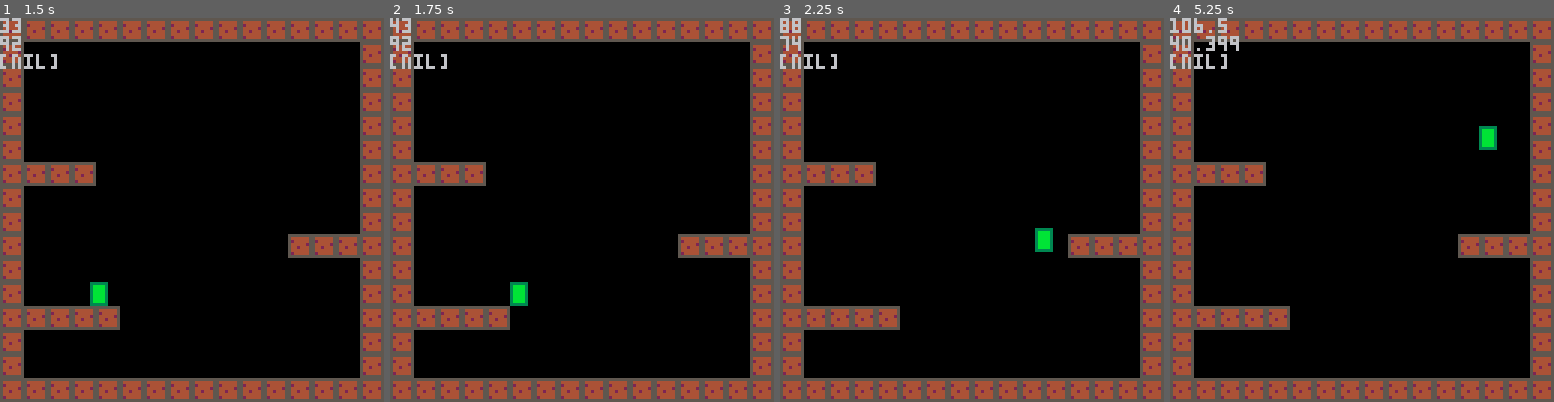
Above: before the commit, frames 1-4 (left to right).
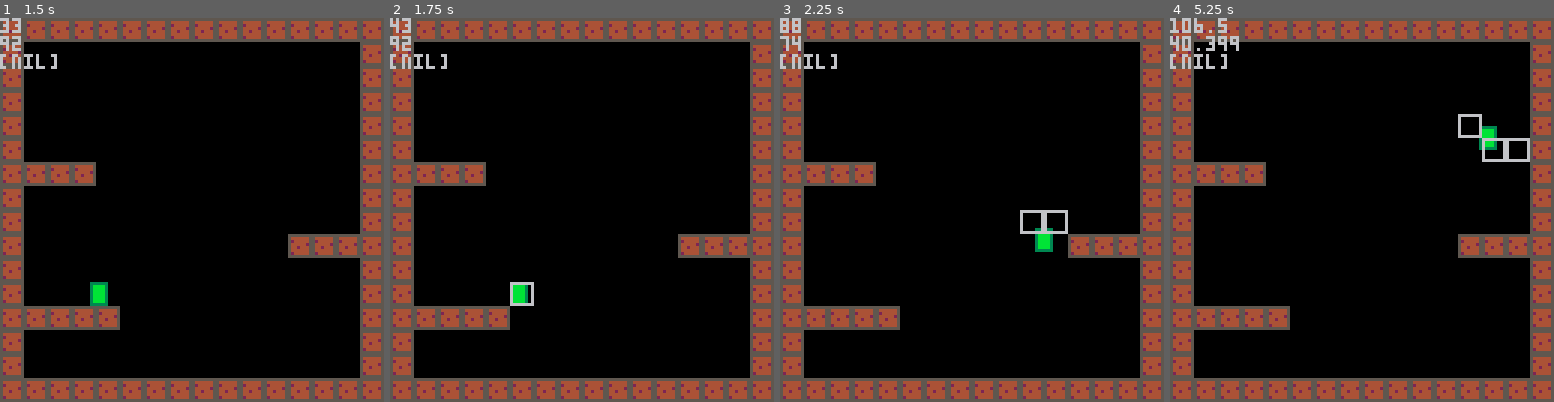
Above: after the commit, the same moments.

Repository: adparadise/pico8-games
Game: PICO-8 cartridge platform.p8
The game is run twice, just before and just after one commit, with the same random seed, the same clock (stepped at 60 frames per second) and the same inputs.
Inputs:
- Up to frame 1 (1.5 s): tap X (X key) at 0.33, 1.07 s; tap O (Z key) at 0.7 s
- Up to frame 2 (1.75 s): hold Right from 1.6 s (still down); tap O (Z key) at 1.7 s
- Up to frame 3 (2.25 s): tap X (X key) at 1.85 s; release Right at 2.1 s; tap O (Z key) at 2.1 s; hold Up from 2.15 s (still down)
- Up to frame 4 (5.25 s): release Up at 2.42 s; hold Right 2.47-3.03 s; tap O (Z key) every 0.4 s from 2.5 to 4.9 s; tap X (X key) at 2.97, 4.08, 5.2 s; hold Left 3.08-3.58 s; hold Down 3.63-3.97 s; hold Right 4.02-4.68 s; hold Up 4.73-5.03 s; hold Left from 5.08 s (still down)

Frame 1 is identical in both runs. In frame 2, 0.2% of the frame differs, in the area x 31-38%, y 68-75%; in frame 3, 0.3%; in frame 4, 0.5%, in the area x 75-94%, y 25-38%.

Commit message:
debug view of cells tested for collision

Diff:
--- a/platform.p8
+++ b/platform.p8
@@ -170,28 +170,66 @@
     dy =- 1
   end
 
+  player.cells = {}
+
   local ncy = 0
   if (dy > 0) then
+    local cx1
+    local cx2
+    local lflags
+    local rflags
+
     ncy = flr((ny + player.h/2)/8)
-    local lflags = fget(mget(flr((player.x-player.w/2+1)/8), ncy))
-    local rflags = fget(mget(flr((player.x+player.w/2-1)/8), ncy))
+    cx1 = flr((player.x-player.w/2+1)/8)
+    cx2 = flr((player.x+player.w/2-1)/8)
+
+    lflags = fget(mget(cx1, ncy))
+    rflags = fget(mget(cx2, ncy))
+
+    player.cells[#player.cells + 1] = {x = cx1, y = ncy}
+    player.cells[#player.cells + 1] = {x = cx2, y = ncy}
+
     yflags = bor(lflags, rflags)
   end
   if (dy < 0) then
+    local cx1
+    local cx2
+    local lflags
+    local rflags
+
     ncy = flr((ny - player.h/2)/8)
-    local lflags = fget(mget(flr((player.x-player.w/2+1)/8), ncy))
-    local rflags = fget(mget(flr((player.x+player.w/2-1)/8), ncy))
+    cx1 = flr((player.x-player.w/2+1)/8)
+    cx2 = flr((player.x+player.w/2-1)/8)
+
+    lflags = fget(mget(cx1, ncy))
+    rflags = fget(mget(cx2, ncy))
+
+    player.cells[#player.cells + 1] = {x = cx1, y = ncy}
+    player.cells[#player.cells + 1] = {x = cx2, y = ncy}
+
     yflags = bor(lflags, rflags)
-  end
+ end
 
   local ncx = 0
   if (dx > 0) then
+    local cy
+
     ncx = flr((nx + player.w/2)/8)
-    xflags = fget(mget(ncx, flr(player.y/8)))
+    cy = flr(player.y/8)
+
+    player.cells[#player.cells + 1] = {x = ncx, y = cy}
+
+    xflags = fget(mget(ncx, cy))
   end
   if (dx < 0) then
+    local cy
+
     ncx = flr((nx - player.w/2)/8)
-    xflags = fget(mget(ncx, flr(player.y/8)))
+    cy = flr(player.y/8)
+
+    player.cells[#player.cells + 1] = {x = ncx, y = cy}
+
+    xflags = fget(mget(ncx, cy))
   end
 
   local any_hits = false
@@ -239,6 +277,9 @@
   print(player.x)
   print(player.y)
   print(player.yflags)
+  for cell in all(player.cells) do
+    rect(cell.x*8, cell.y*8, cell.x*8 + 7, cell.y*8 + 7, 6)
+  end
 end
 __gfx__
 00000000000000067777750000000000000000000000000000000000033333300000000000000000000000000000000000000000000000000000000000000000
@@ -314,7 +355,7 @@
 00000000000000000000000000000000000000000000000000000000000000000000000000000000000000000000000000000000000000000000000000000000
 00000000000000000000000000000000000000000000000000000000000000000000000000000000000000000000000000000000000000000000000000000000
 00000000000000000000000000000000000000000000000000000000000000000000000000000000000000000000000000000000000000000000000000000000
-00000000000000000000000000000000000000000000000000000000000000000000000000000000000000000000000000000000000000000000000000000000p
+00000000000000000000000000000000000000000000000000000000000000000000000000000000000000000000000000000000000000000000000000000000
 00000000000000000000000000000000000000000000000000000000000000000000000000000000000000000000000000000000000000000000000000000000
 00000000000000000000000000000000000000000000000000000000000000000000000000000000000000000000000000000000000000000000000000000000
 00000000000000000000000000000000000000000000000000000000000000000000000000000000000000000000000000000000000000000000000000000000
